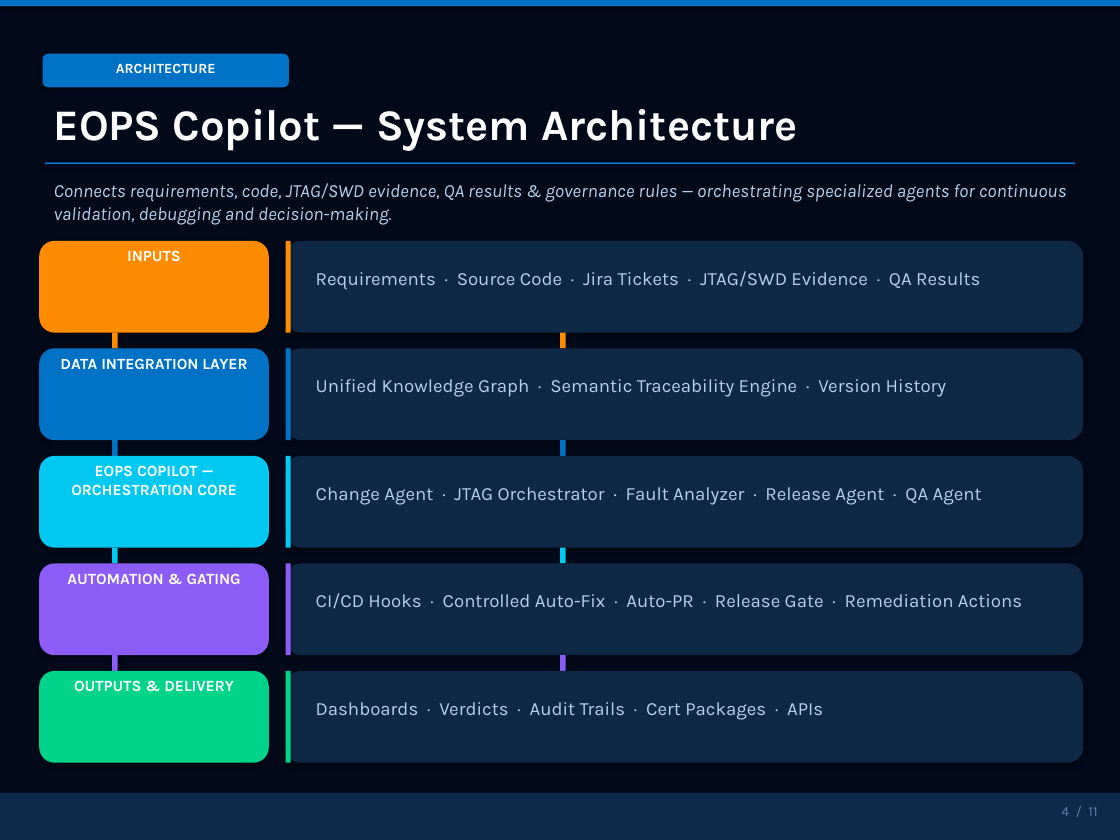
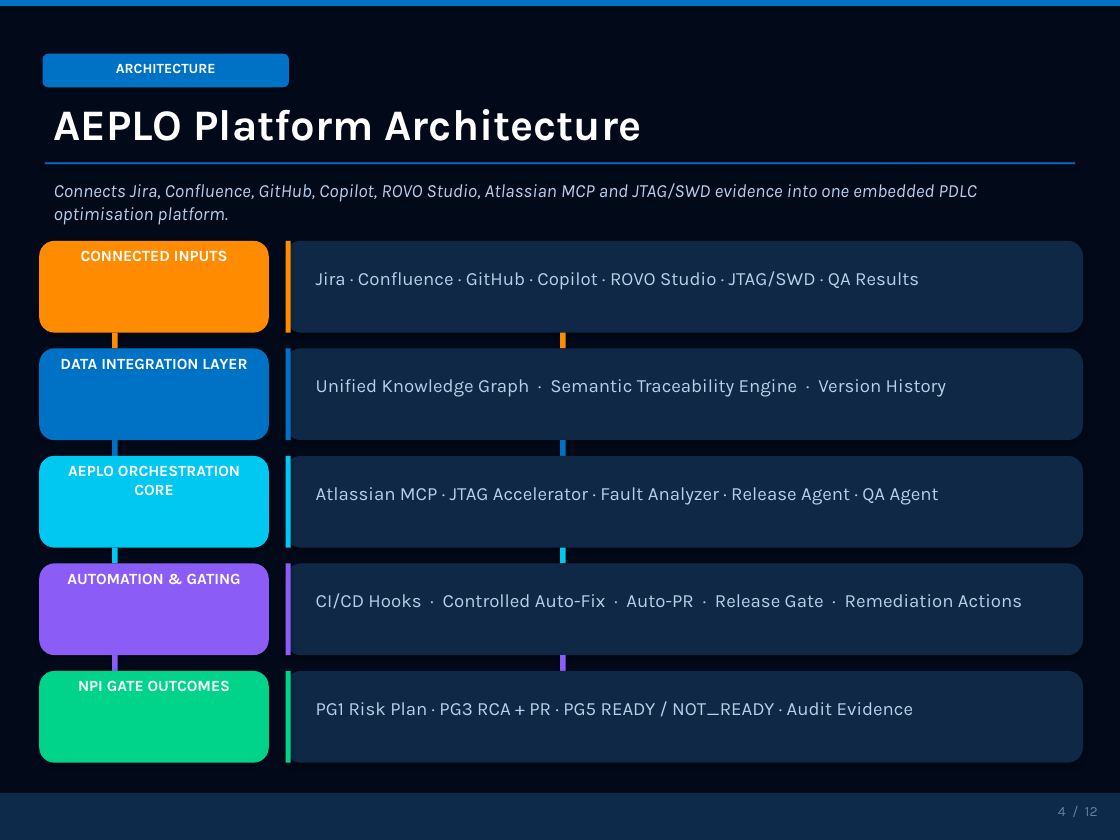
Before and after one commit to shyamnexus/HON_PPT, a slide deck: slide 4 of AI-Driven Embedded Product Lifecycle OrchestratorV3.pptx. Drawn at 1120x840 pixels with LibreOffice and Linux fonts; fonts in the diff are those of the drawing. Boxes give left, top, right and bottom in pixels: in the first picture for what was removed or moved away, otherwise in the second. Text is boxed around its words. In the diff, an @@ line names an element or a change of style, - is before the commit and + after.

```diff
--- a/AI-Driven Embedded Product Lifecycle OrchestratorV3.pptx
+++ b/AI-Driven Embedded Product Lifecycle OrchestratorV3.pptx
@@ text at (x1=54, y1=109, x2=642, y2=141): text changed @@
-EOPS Copilot — System Architecture
+AEPLO Platform Architecture
@@ text at (x1=54, y1=183, x2=977, y2=225): text changed @@
-Connects requirements, code, JTAG/SWD evidence, QA results & governance rules — orchestrating specialized agents for continuous validation, debugging and decision-making.
+Connects Jira, Confluence, GitHub, Copilot, ROVO Studio, Atlassian MCP and JTAG/SWD evidence into one embedded PDLC optimisation platform.
@@ text at (x1=81, y1=250, x2=228, y2=262): text changed @@
-INPUTS
+CONNECTED INPUTS
@@ text at (x1=316, y1=271, x2=919, y2=290): text changed @@
-Requirements · Source Code · Jira Tickets · JTAG/SWD Evidence · QA Results
+Jira · Confluence · GitHub · Copilot · ROVO Studio · JTAG/SWD · QA Results
@@ text at (x1=68, y1=465, x2=240, y2=496): text changed @@
-EOPS COPILOT — ORCHESTRATION CORE
+AEPLO ORCHESTRATION CORE
@@ text at (x1=316, y1=487, x2=939, y2=505): text changed @@
-Change Agent · JTAG Orchestrator · Fault Analyzer · Release Agent · QA Agent
+Atlassian MCP · JTAG Accelerator · Fault Analyzer · Release Agent · QA Agent
@@ text at (x1=78, y1=680, x2=230, y2=692): text changed @@
-OUTPUTS & DELIVERY
+NPI GATE OUTCOMES
@@ text at (x1=316, y1=702, x2=913, y2=715): text changed @@
-Dashboards · Verdicts · Audit Trails · Cert Packages · APIs
+PG1 Risk Plan · PG3 RCA + PR · PG5 READY / NOT_READY · Audit Evidence
@@ text at (x1=1058, y1=807, x2=1098, y2=816): text changed @@
-4 / 11
+4 / 12
```
Also in this commit, not shown: 8 other slides changed, 3 slides added, 2 slides removed, 2 other files.
